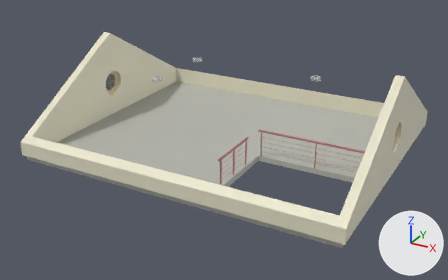
Renders of the glTF model House2F.glb from each side of a commit.
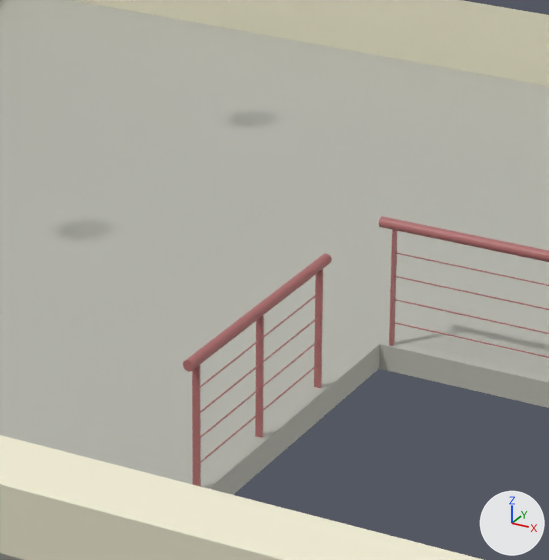
The first picture shows the older version from a 50 mm lens placed at (10.08, -19.16, 13.43), pointed at (-0.06, -0.71, 4.2). The close-ups show both versions on the part from 40% to 66% of the width and 30% to 72% of the height of that picture; other places that the commit changed are outside them. Lighting does not change. The marker at lower right points along +X, +Y and +Z. Objects named as collision shapes, trigger or cutter boxes, shadow casters or lower levels of detail are left out. Where no turn or scale is listed for an object, it has been applied to the vertices.

The older version as bpy lines, for what is in view:
```python
me_118_49817 = bpy.data.meshes.new('118/49817')
me_118_49817.from_pydata(...)  # 1968 vertices, 3888 faces; spans x -0.04..0.04, y -2.0..0.0, z 0.0..1.0
me_118_49817.materials.append(mat_pen_material12)  # brown #af6d6d
me_118_59278 = bpy.data.meshes.new('118/59278')
me_118_59278.from_pydata(...)  # 16 vertices, 32 faces; spans x 0.0..11.8, y 0.0..9.8, z -0.2..0.0
me_118_59278.materials.append(mat_beton)  # grey #bbbbb2
me_118_75325 = bpy.data.meshes.new('118/75325')
me_118_75325.from_pydata(...)  # 8 vertices, 12 faces; spans x -12.0..0.0, y 0.0..0.3, z 0.0..0.67
me_118_75325.materials.append(mat_anstrich)  # white #e8e4cc
ob_ifcrailing_2 = bpy.data.objects.new('IfcRailing/2', me_118_49817)
ob_ifcrailing_2.location = (1.4, -1.7, 4.005)
ob_ifcslab_2f = bpy.data.objects.new('IfcSlab/2F', me_118_59278)
ob_ifcslab_2f.location = (-5.868, -4.856, 4.007)
ob_ifcwallstandardcase_2f2 = bpy.data.objects.new('IfcWallStandardCase/2F2', me_118_75325)
ob_ifcwallstandardcase_2f2.location = (6.032, -4.956, 4.005)
# also in view: 'IfcRailing/1' at (3.59, -0.91, 4.5); 'IfcWallStandardCase/2F4' at (0.03, 4.89, 4.34)
```
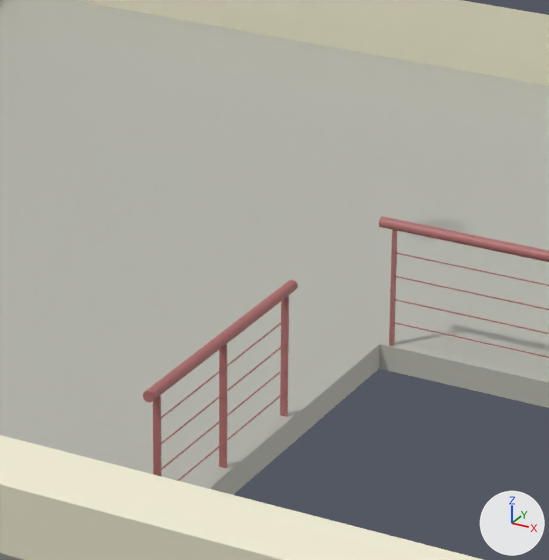
Location of each change, [x1, y1, x2, y2] in pixels of the close-ups (549 x 560 px):
'IfcRailing/2', moved: before [183, 253, 332, 487]; after [143, 280, 298, 481]

The change, as a diff of the scene's bpy script:
```diff
--- a/House2F.glb.py
+++ b/House2F.glb.py
@@ ob_ifcrailing_2 @@
 ob_ifcrailing_2 = bpy.data.objects.new('IfcRailing/2', me_118_49817)
-ob_ifcrailing_2.location = (1.4, -1.7, 4.005)
+ob_ifcrailing_2.location = (1.4, -2.221, 4.005)
```
